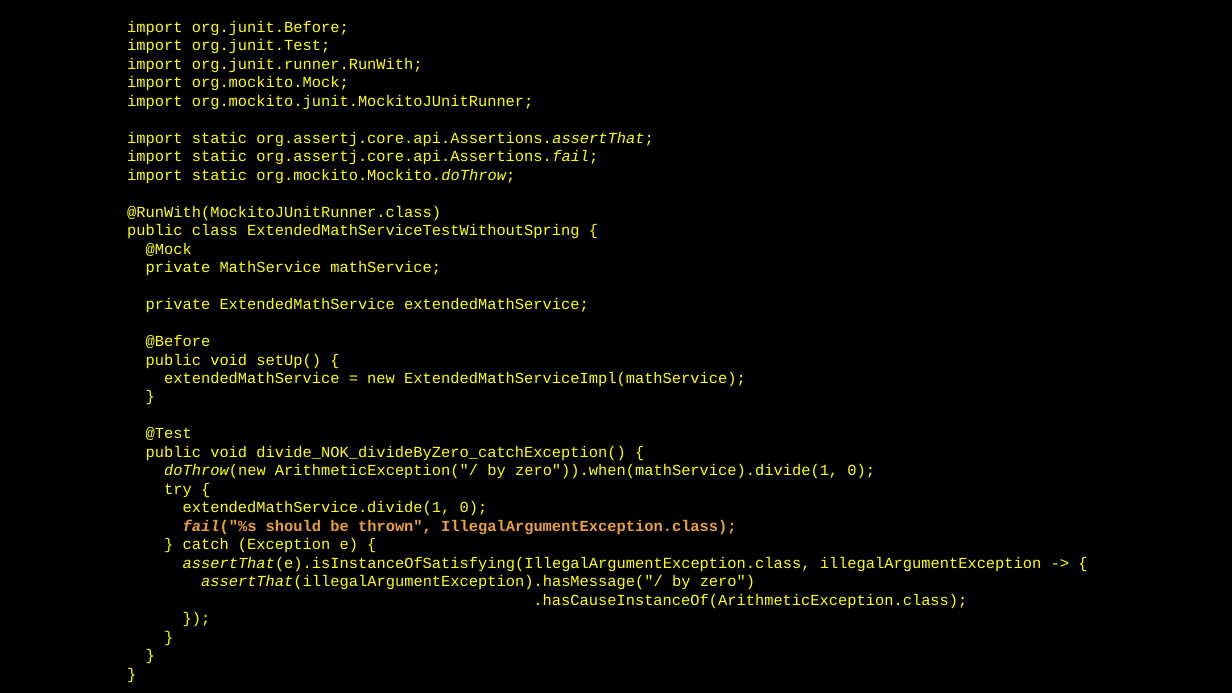
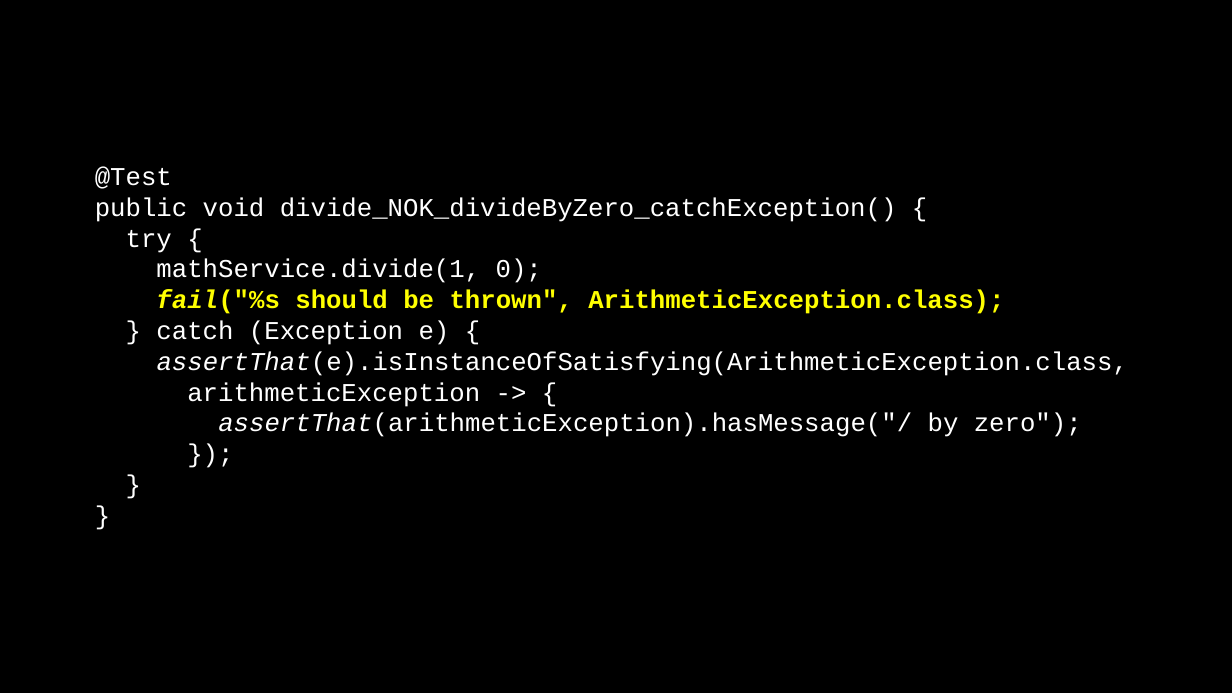
Before and after one commit to jack-geronimo/spring-boot-test-meetup, a slide deck: slide 8 of meetup-presentation.pptx (slide 12 before the commit). Drawn at 1232x693 pixels with LibreOffice and Linux fonts; fonts in the diff are those of the drawing; background and template pictures are left out. Boxes give left, top, right and bottom in pixels: in the first picture for what was removed or moved away, otherwise in the second. Text is boxed around its words. In the diff, an @@ line names an element or a change of style, - is before the commit and + after.

```diff
--- a/meetup-presentation.pptx
+++ b/meetup-presentation.pptx
@@ text at <box>95,166,1128,437</box>: text changed; size 12 to 20 pt; text colour #FFFF00 to #FFFFFF @@
-import org.junit.Before;
-import org.junit.Test;
-import org.junit.runner.RunWith;
-import org.mockito.Mock;
-import org.mockito.junit.MockitoJUnitRunner;
-import static org.assertj.core.api.Assertions.assertThat;
-import static org.assertj.core.api.Assertions.fail;
-import static org.mockito.Mockito.doThrow;
-@RunWith(MockitoJUnitRunner.class)
-public class ExtendedMathServiceTestWithoutSpring {
-@Mock
-private MathService mathService;
-private ExtendedMathService extendedMathService;
-@Before
-public void setUp() {
-extendedMathService = new ExtendedMathServiceImpl(mathService);
-}
-@Test
-public void divide_NOK_divideByZero_catchException() {
-doThrow(new ArithmeticException("/ by zero")).when(mathService).divide(1, 0);
-try {
-extendedMathService.divide(1, 0);
-fail("%s should be thrown", IllegalArgumentException.class);
-} catch (Exception e) {
-assertThat(e).isInstanceOfSatisfying(IllegalArgumentException.class, illegalArgumentException -> {
-assertThat(illegalArgumentException).hasMessage("/ by zero")
-.hasCauseInstanceOf(ArithmeticException.class);
-});
-}
-}
-}
+@Test
+public void divide_NOK_divideByZero_catchException() {
+try {
+mathService.divide(1, 0);
+fail("%s should be thrown", ArithmeticException.class);
+} catch (Exception e) {
+assertThat(e).isInstanceOfSatisfying(ArithmeticException.class,
+arithmeticException -> {
+assertThat(arithmeticException).hasMessage("/ by zero");
+});
+}
+}
```
Also in this commit, not shown: 12 other slides changed, 3 slides added, 1 slide removed.
